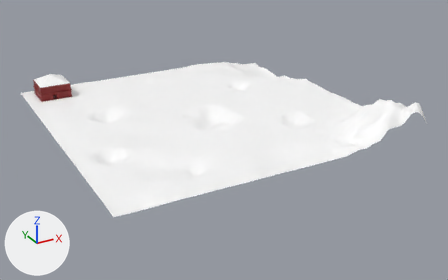
An edit to the FBX model Assets/Scenes/battlefield.fbx, drawn before and after from the same camera.
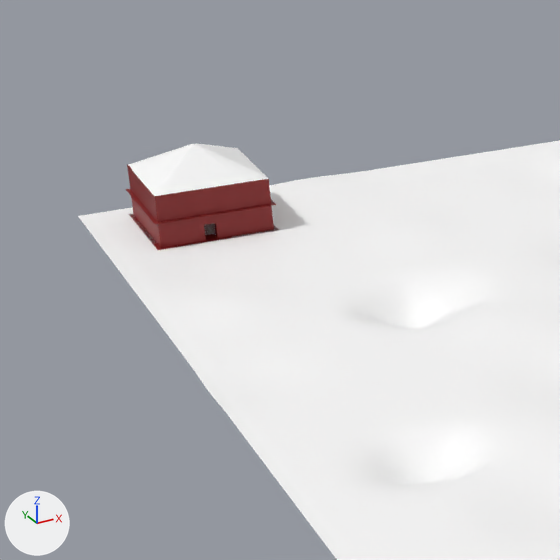
Old and new are each drawn whole from a 50 mm camera at (-0.329, -0.646, 0.288) aimed at (0.012, -0.026, -0.022) and again close up on the part from 0% to 33% of the width and 13% to 65% of the height. Arrows for +X, +Y and +Z are at lower left; the lights stay in place. Where no turn or scale is listed for an object, it has been applied to the vertices.

The first close-up shows 'house:pPlane1', 'house:pPlane5', 'pPlane2'.
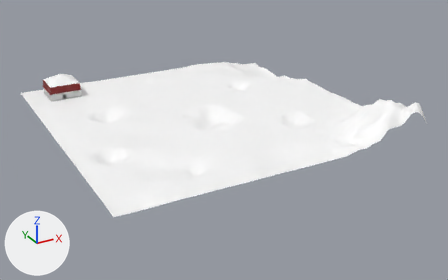
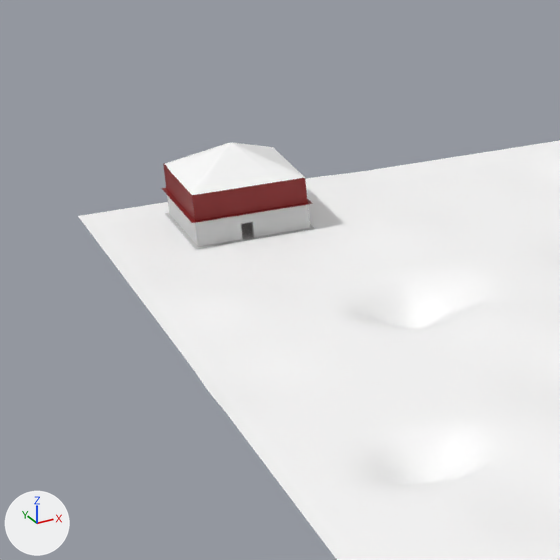
The newer file is also rescaled (x40.4), turned or shifted as a whole; pictures and numbers use the older file's frame.

What changed in the scene script:
```text
Add mat_lambert5:
    mat_lambert5 = principled_material('lambert5')
    mat_lambert5.base_color = (0.604, 0.604, 0.604)  # light grey #cccccc
Change me_mesh_001:
    where me_mesh_001.from_pydata(...)  # 438 vertices, 418 faces; spans x -0.021..0.021, y -0.021..0.021, z 0.0..0.0094
    remove me_mesh_001.materials.append(mat_house_anisotropic2)  # red #851818
    add me_mesh_001.materials.append(mat_lambert5)  # light grey #cccccc
Change ob_house_pplane1:
    ob_house_pplane1.location: (-0.149, 0.1582, 0.008) -> (-0.1376, 0.1532, 0.008)
Change ob_house_pplane5:
    ob_house_pplane5.location: (-0.1686, 0.1386, 0.0174) -> (-0.1572, 0.1336, 0.0174)
```

Location of each change, [x1, y1, x2, y2] in pixels of the close-ups (560 x 560 px):
'house:pPlane5', moved: before [126, 143, 276, 224]; after [162, 142, 313, 223]
'house:pPlane1', recoloured, moved: before [129, 197, 278, 250]; after [165, 195, 315, 249]
